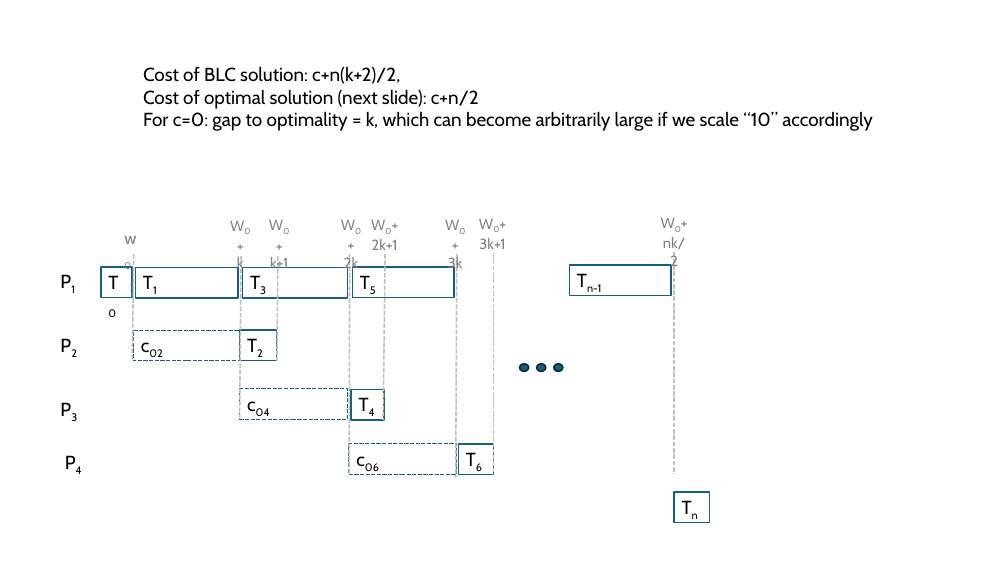
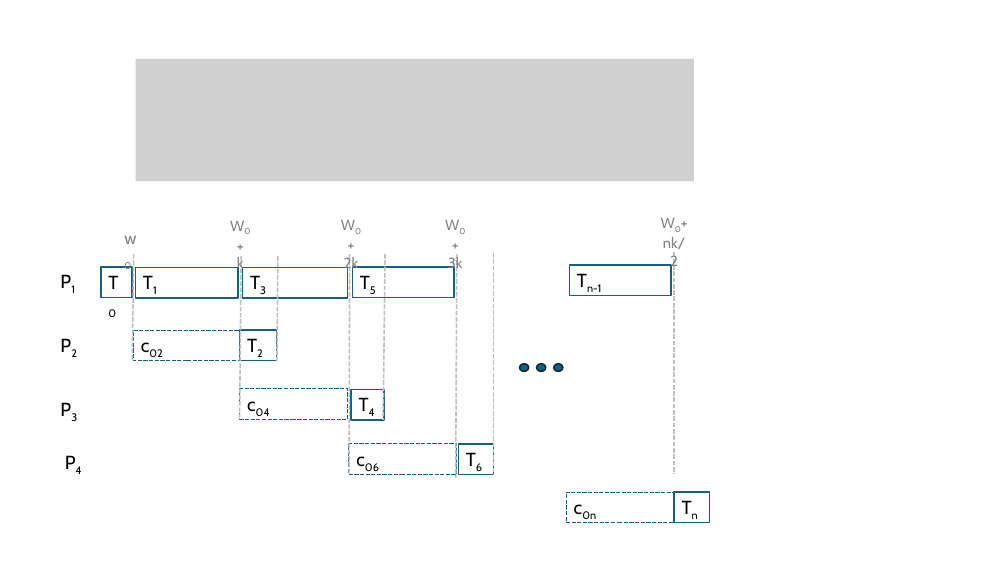
Before and after one commit to hu-macsy/SK-adaptive-scheduling-paper, a slide deck: slide 2 of images/images-fork-exmp.pptx. Drawn at 1008x567 pixels with LibreOffice and Linux fonts; fonts in the diff are those of the drawing; grey boxes stand for pictures. Boxes give left, top, right and bottom in pixels: in the first picture for what was removed or moved away, otherwise in the second. Text is boxed around its words. In the diff, an @@ line names an element or a change of style, - is before the commit and + after.

Commit message:
power point figures updated

```diff
--- a/images/images-fork-exmp.pptx
+++ b/images/images-fork-exmp.pptx
@@ picture added at box(135, 59, 694, 181) @@
@@ text removed at box(143, 66, 872, 131) @@
-Cost of BLC solution: c+n(k+2)/2,
-Cost of optimal solution (next slide): c+n/2
-For c=0: gap to optimality = k, which can become arbitrarily large if we scale “10” accordingly
@@ text removed at box(372, 239, 398, 250) @@
-W0+
-2k+1
@@ text removed at box(479, 238, 505, 249) @@
-W0+
-3k+1
@@ text removed at box(270, 256, 288, 272) @@
-W0+
-k+1
@@ rectangle added at box(566, 492, 675, 523), outline #156082 0.75 pt dashed, 18 pt, text #000000 @@
+c0n
```
Also in this commit, not shown: 1 other slide changed, 1 slide removed.
